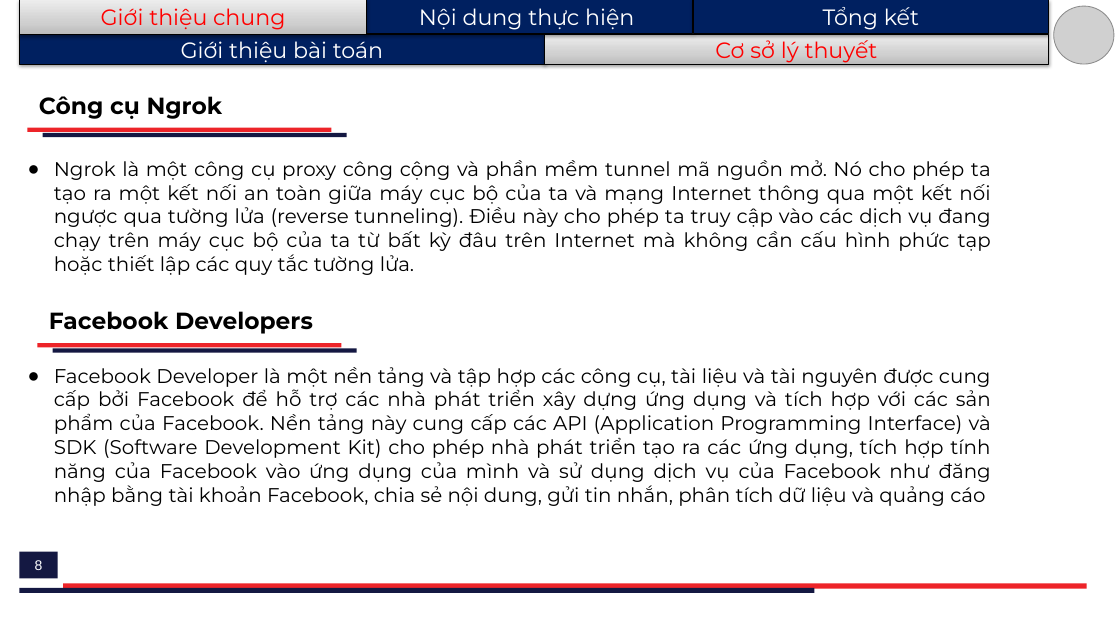
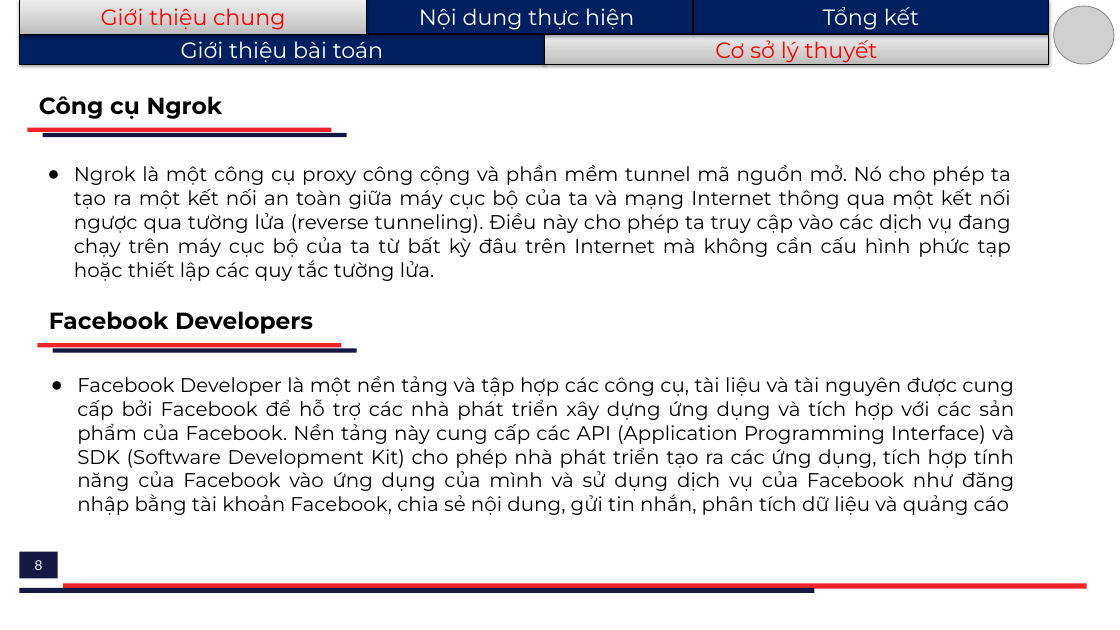
Before and after one commit to H4ll3y/Rasa-Consultant, a slide deck: slide 8 of doc/A37134_LeQuangHuy.pptx. Drawn at 1120x630 pixels with LibreOffice and Linux fonts; fonts in the diff are those of the drawing; grey boxes stand for pictures. Boxes give left, top, right and bottom in pixels: in the first picture for what was removed or moved away, otherwise in the second. Text is boxed around its words. In the diff, an @@ line names an element or a change of style, - is before the commit and + after.

```diff
--- a/doc/A37134_LeQuangHuy.pptx
+++ b/doc/A37134_LeQuangHuy.pptx
@@ text "Ngrok là một công cụ ...": place and size @@
-text "Ngrok là một công cụ ..." at [54, 160, 991, 275]
+text "Ngrok là một công cụ ..." at [74, 165, 1011, 281]
@@ text "Facebook Developer là một nền ...": place and size @@
-text "Facebook Developer là một nền ..." at [54, 367, 991, 506]
+text "Facebook Developer là một nền ..." at [77, 376, 1014, 515]
```
Also in this commit, not shown: 8 other slides changed, 2 other files.
